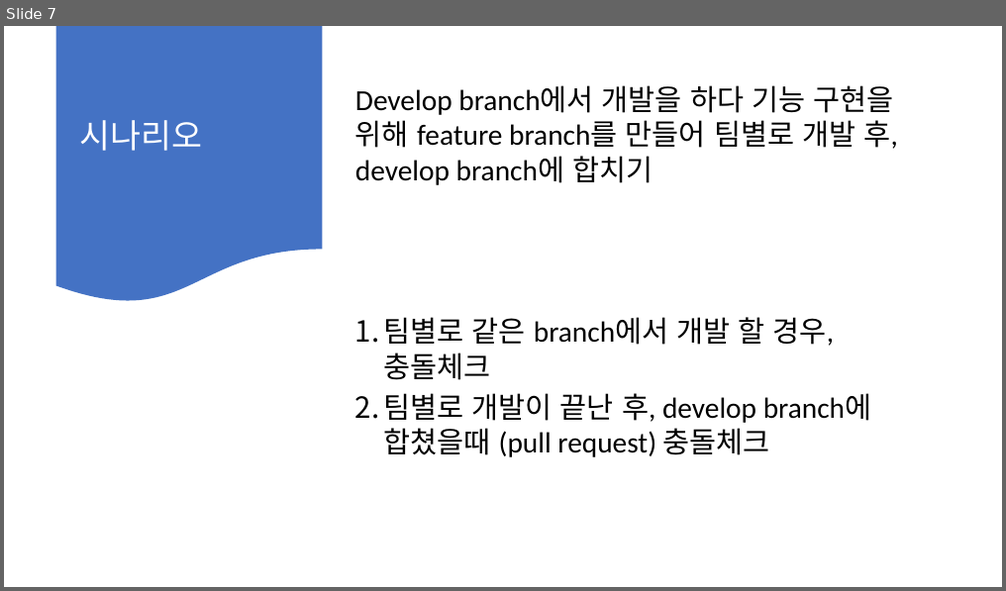
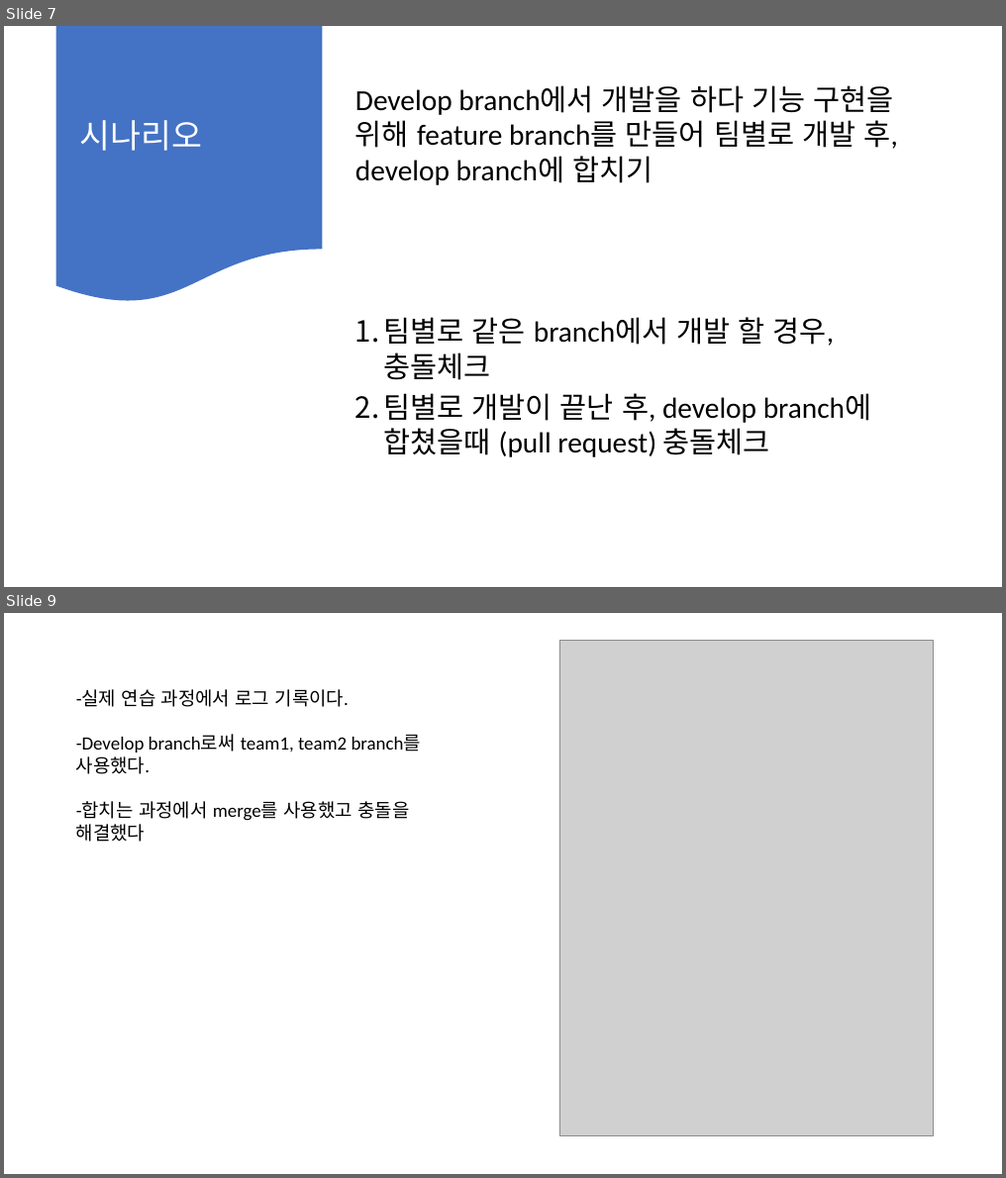
Before and after one commit to SWdevelop-569/workflow, a slide deck: presentation.pptx. Shown one above the other, each under a label of ours: slide 7 before the commit, slides 7 and 9 after it; the slides between them are not shown. The pictures are 1006x591 and 1006x1178 pixels, drawn with LibreOffice and Linux fonts; fonts in the diff are those of the drawing; grey boxes stand for pictures. Boxes give left, top, right and bottom in pixels: in the first picture for what was removed or moved away, otherwise in the second. Text is boxed around its words. In the diff, an @@ line names an element or a change of style, - is before the commit and + after.

```diff
--- a/presentation.pptx
+++ b/presentation.pptx
@@ slide 9 added at box(4, 613, 1002, 1174), background #FFFFFF @@
@@ picture added at box(559, 641, 934, 1137) @@
@@ text added at box(76, 689, 422, 842), 18 pt, text #000000 @@
+-실제 연습 과정에서 로그 기록이다.
+-Develop branch로써 team1, team2 branch를 사용했다.
+-합치는 과정에서 merge를 사용했고 충돌을 해결했다
```
Also in this commit, not shown: 1 other slide added, 1 slide removed.
